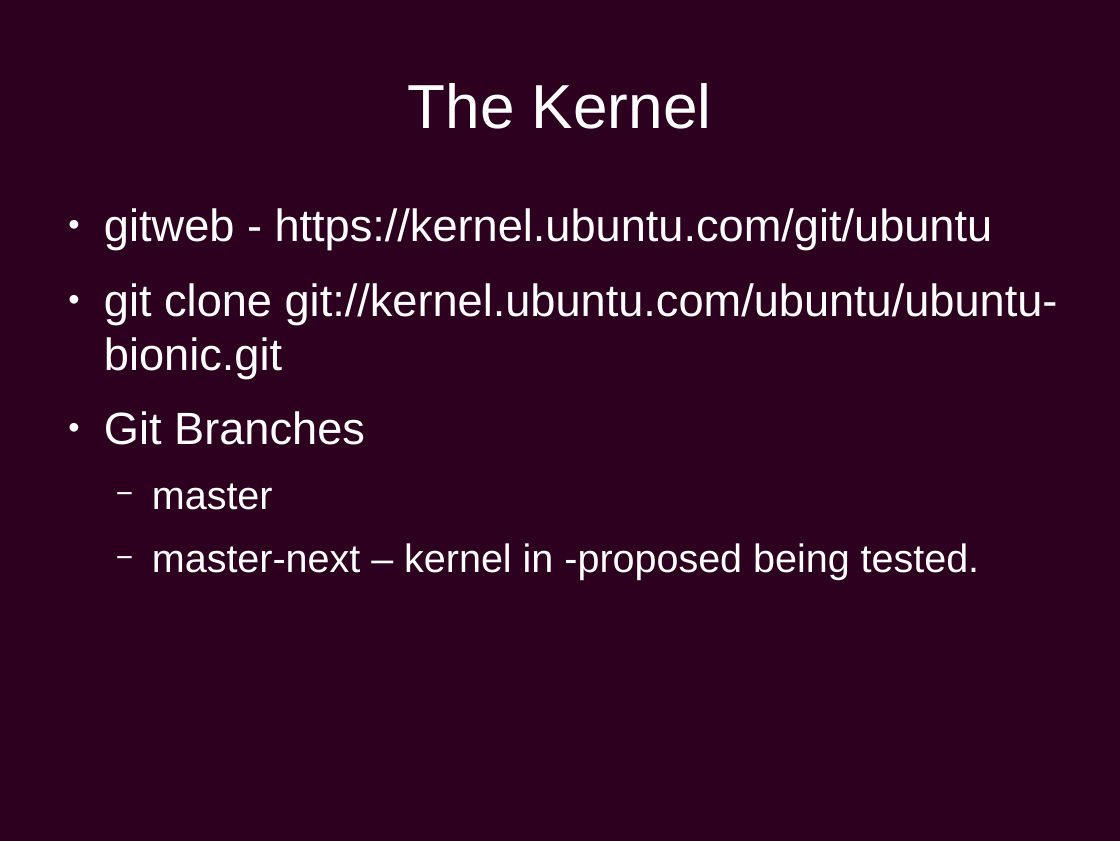
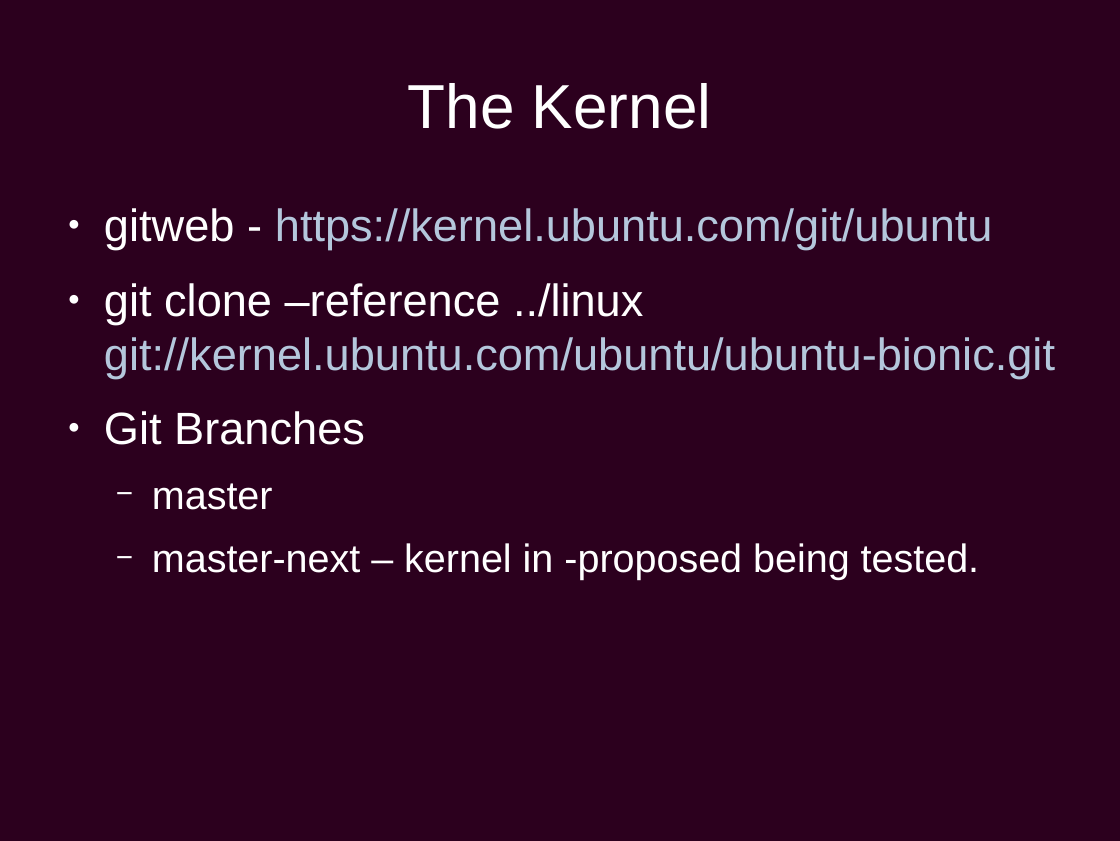
Before and after one commit to chiluk/presentations, a slide deck: slide 32 of Ubuntu Development.odp. Drawn at 1120x841 pixels with LibreOffice and Linux fonts; fonts in the diff are those of the drawing; background and template pictures are left out. Boxes give left, top, right and bottom in pixels: in the first picture for what was removed or moved away, otherwise in the second. Text is boxed around its words. In the diff, an @@ line names an element or a change of style, - is before the commit and + after.

Commit message:
Checking Ubuntu Primer as Delivered at Scale 17x

```diff
--- a/Ubuntu Development.odp
+++ b/Ubuntu Development.odp
@@ text at bbox=[104, 208, 993, 250]: text colour #FFFFFF to #B4C7DC in "https://kernel.ubuntu.com/git/ubuntu" @@
@@ text at bbox=[104, 283, 1055, 379]: text changed; text colour #FFFFFF to #B4C7DC @@
-● git clone git://kernel.ubuntu.com/ubuntu/ubuntu-bionic.git
+● git clone –reference ../linux git://kernel.ubuntu.com/ubuntu/ubuntu-bionic.git
```
Also in this commit, not shown: 20 other slides changed, 1 other file.
